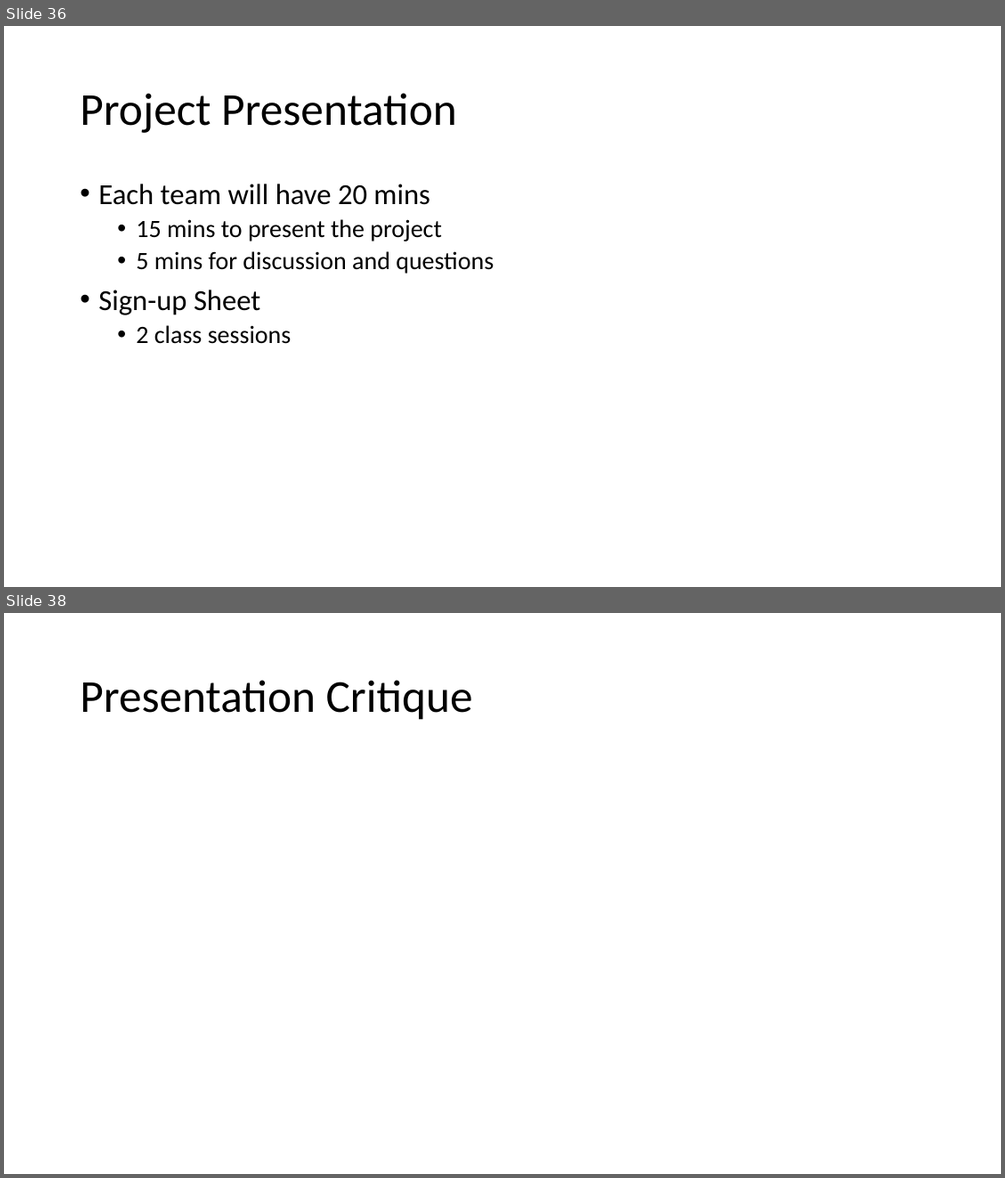
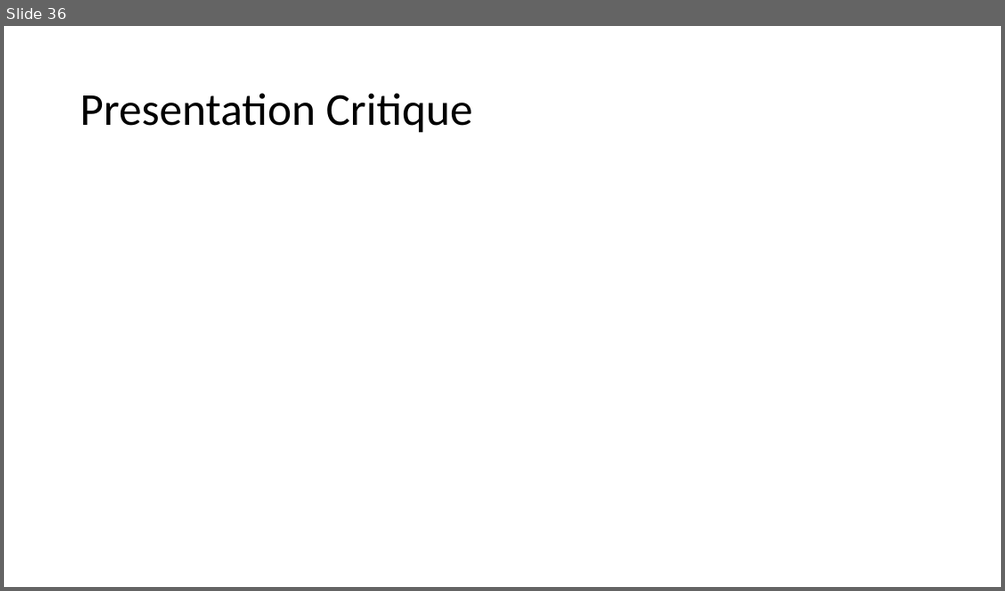
Before and after one commit to mikenguyen13/mar4050, a slide deck: lectures/12/2_Analysis and Interpretation Multiple Variables Simultaneously.pptx. Shown one above the other, each under a label of ours: slides 36 and 38 before the commit, slide 36 after it; the slides between them are not shown. The pictures are 1005x1178 and 1005x591 pixels, drawn with LibreOffice and Linux fonts; fonts in the diff are those of the drawing. Boxes give left, top, right and bottom in pixels: in the first picture for what was removed or moved away, otherwise in the second. Text is boxed around its words. In the diff, an @@ line names an element or a change of style, - is before the commit and + after.

```diff
--- a/lectures/12/2_Analysis and Interpretation Multiple Variables Simultaneously.pptx
+++ b/lectures/12/2_Analysis and Interpretation Multiple Variables Simultaneously.pptx
@@ slide 36 removed at <box>4,26,1001,587</box>, background #FFFFFF @@
@@ title removed at <box>80,93,457,133</box> @@
-Project Presentation
@@ text removed at <box>98,184,494,344</box> @@
-• Each team will have 20 mins
-  • 15 mins to present the project
-  • 5 mins for discussion and questions
-• Sign-up Sheet
-  • 2 class sessions
@@ what was slide 38 is now slide 36 @@
```
Also in this commit, not shown: 3 slides changed, 4 slides added, 5 other slides removed, 5 other files.
